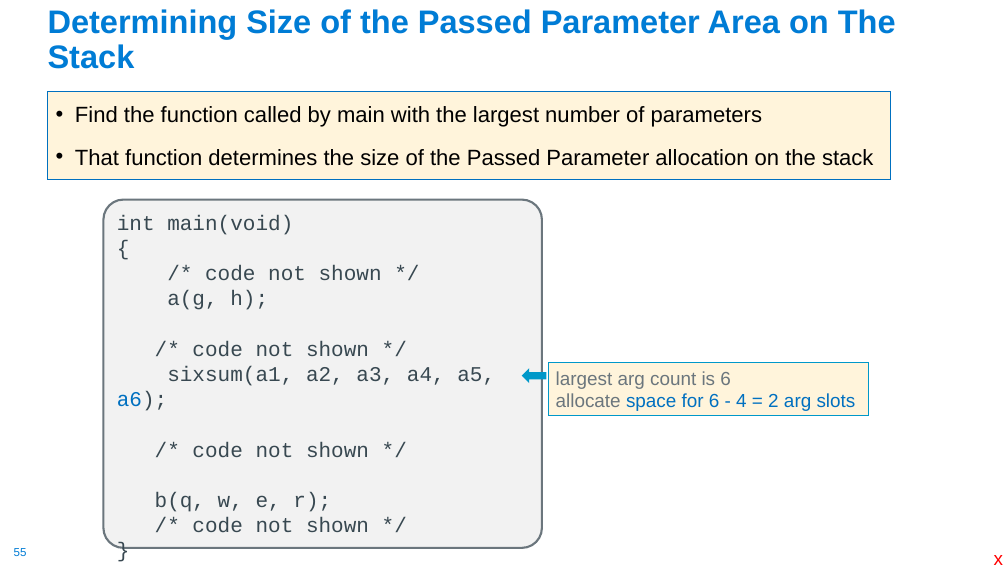
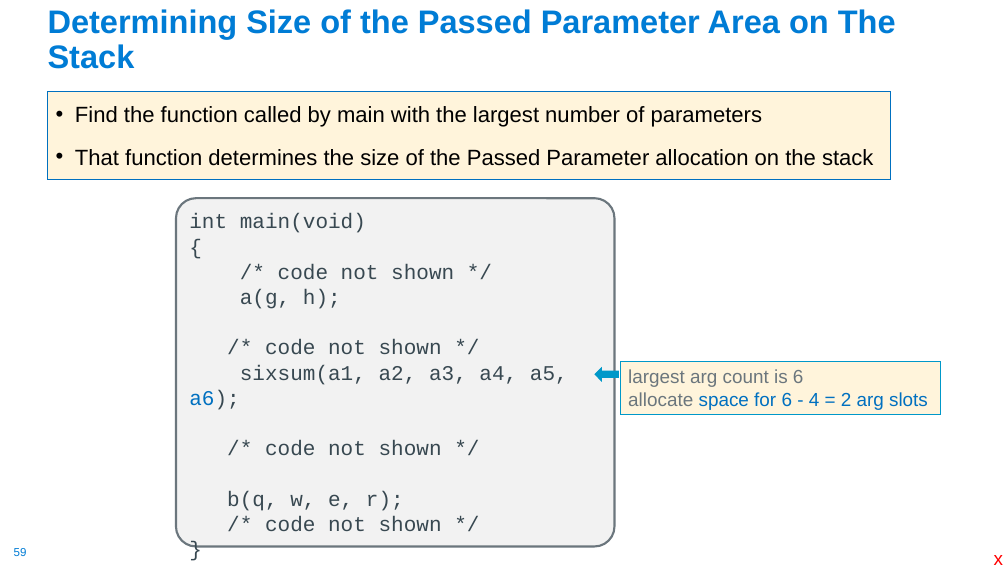
Before and after one commit to cse30-sp24/Muller-Slides, a slide deck: slide 59 of 07-Arm-Part4.pptx (slide 55 before the commit). Drawn at 1008x567 pixels with LibreOffice and Linux fonts; fonts in the diff are those of the drawing. Boxes give left, top, right and bottom in pixels: in the first picture for what was removed or moved away, otherwise in the second. Text is boxed around its words. In the diff, an @@ line names an element or a change of style, - is before the commit and + after.

```diff
--- a/07-Arm-Part4.pptx
+++ b/07-Arm-Part4.pptx
@@ rounded rectangle "int main(void)": place and size @@
-rounded rectangle "int main(void)" at [104,200,542,548]
+rounded rectangle "int main(void)" at [176,198,615,547]
@@ left arrow: place and size @@
-left arrow at [523,370,546,383]
+left arrow at [595,368,619,381]
@@ rectangle "largest arg count is 6": place and size @@
-rectangle "largest arg count is 6" at [548,363,868,417]
+rectangle "largest arg count is 6" at [621,361,941,415]
@@ page number at [14,548,27,556]: text changed @@
-55
+59
```
Also in this commit, not shown: 30 other slides changed, 5 slides added, 3 other files.
